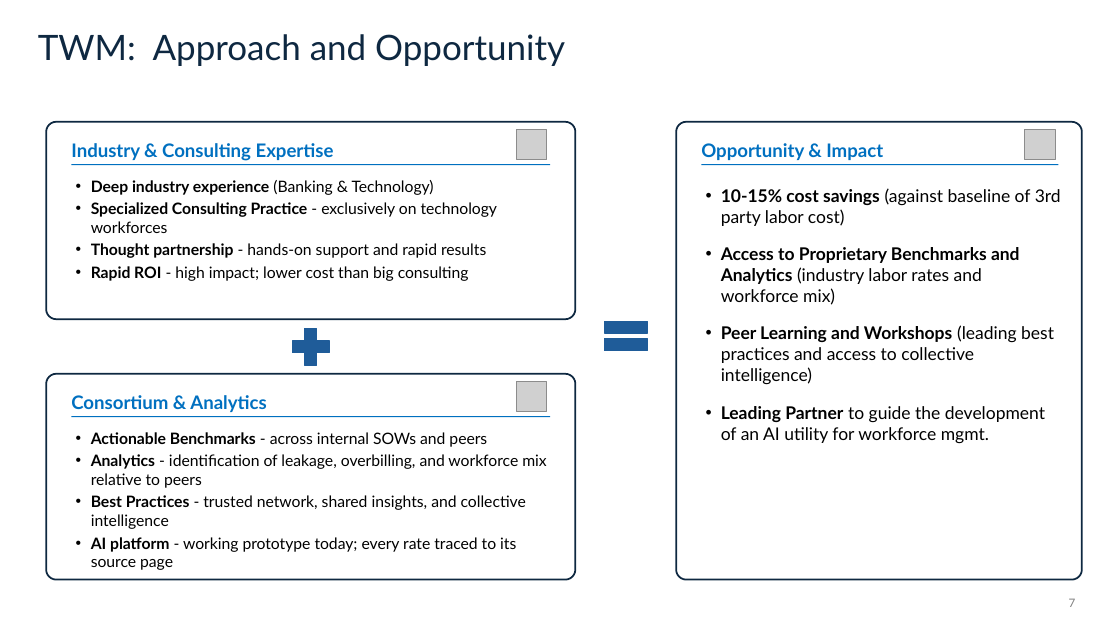
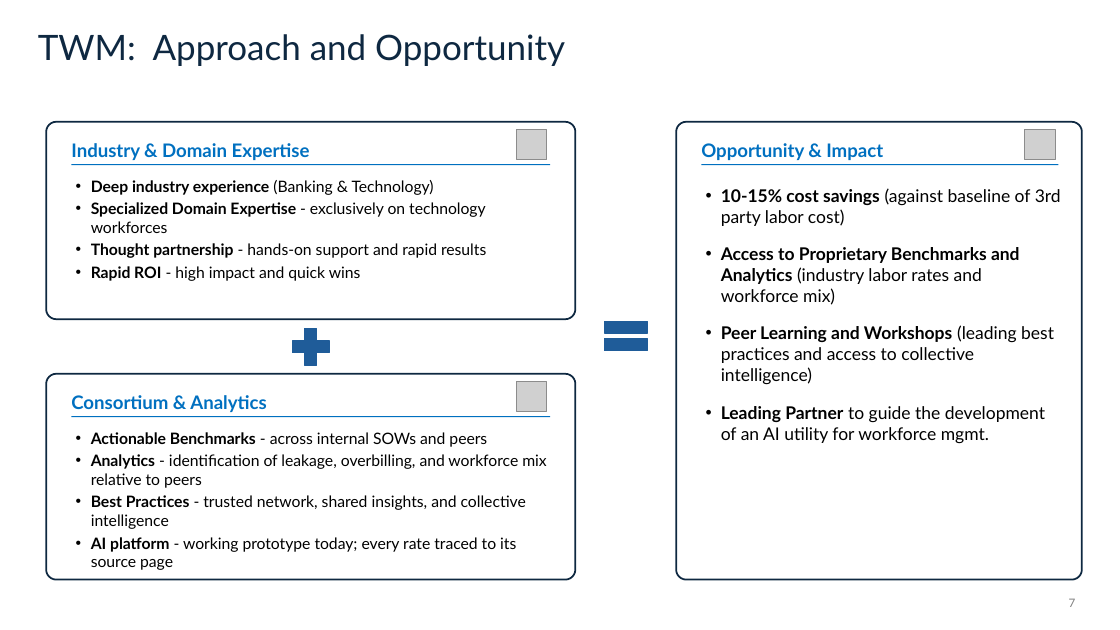
Before and after one commit to kylemac7807/twm-platform, a slide deck: slide 7 of docs/story/twm-pitch-deck-v3.pptx. Drawn at 1120x630 pixels with LibreOffice and Linux fonts; fonts in the diff are those of the drawing; grey boxes stand for pictures. Boxes give left, top, right and bottom in pixels: in the first picture for what was removed or moved away, otherwise in the second. Text is boxed around its words. In the diff, an @@ line names an element or a change of style, - is before the commit and + after.

```diff
--- a/docs/story/twm-pitch-deck-v3.pptx
+++ b/docs/story/twm-pitch-deck-v3.pptx
@@ text at <box>71,143,310,160</box>: text changed @@
-Industry & Consulting Expertise
+Industry & Domain Expertise
@@ text at <box>91,202,486,233</box>: text changed @@
-• Specialized Consulting Practice - exclusively on technology workforces
+• Specialized Domain Expertise - exclusively on technology workforces
@@ text at <box>91,266,361,281</box>: text changed @@
-• Rapid ROI - high impact; lower cost than big consulting
+• Rapid ROI - high impact and quick wins
```
Also in this commit, not shown: 2 other slides changed, 1 slide removed.
